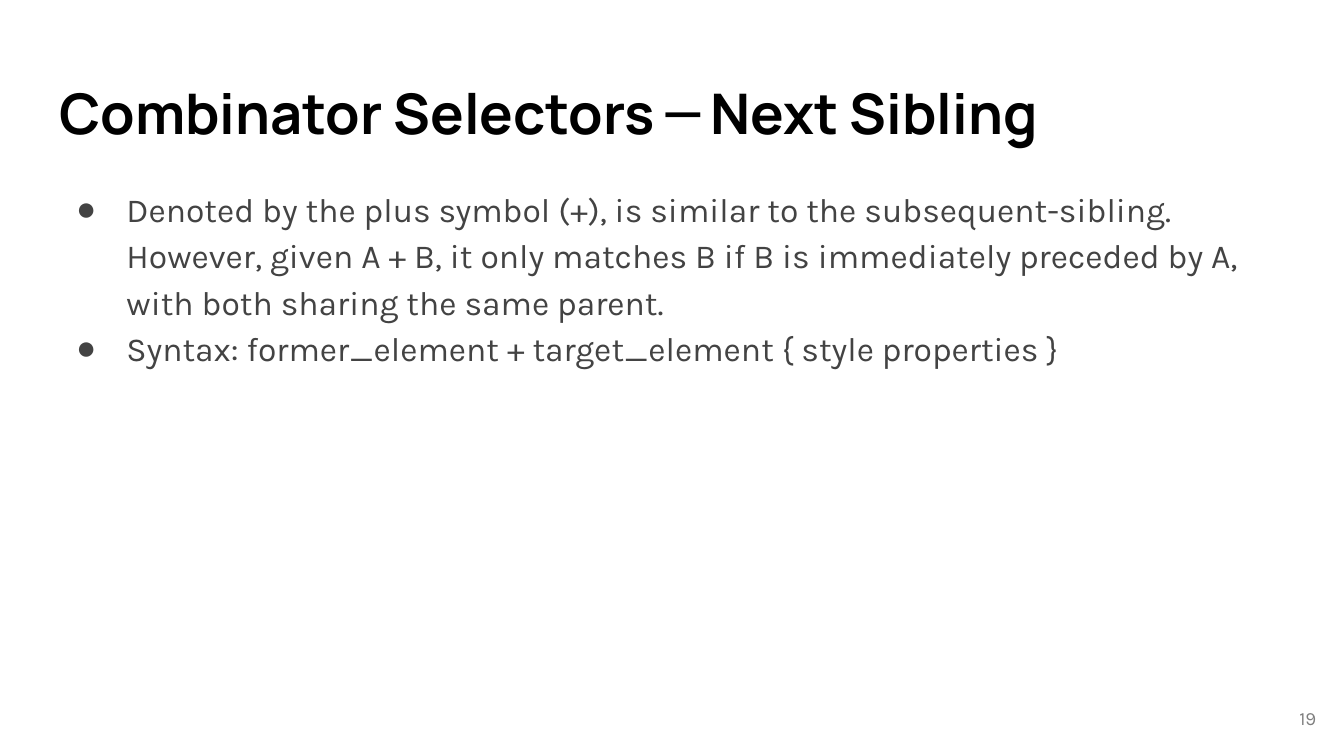
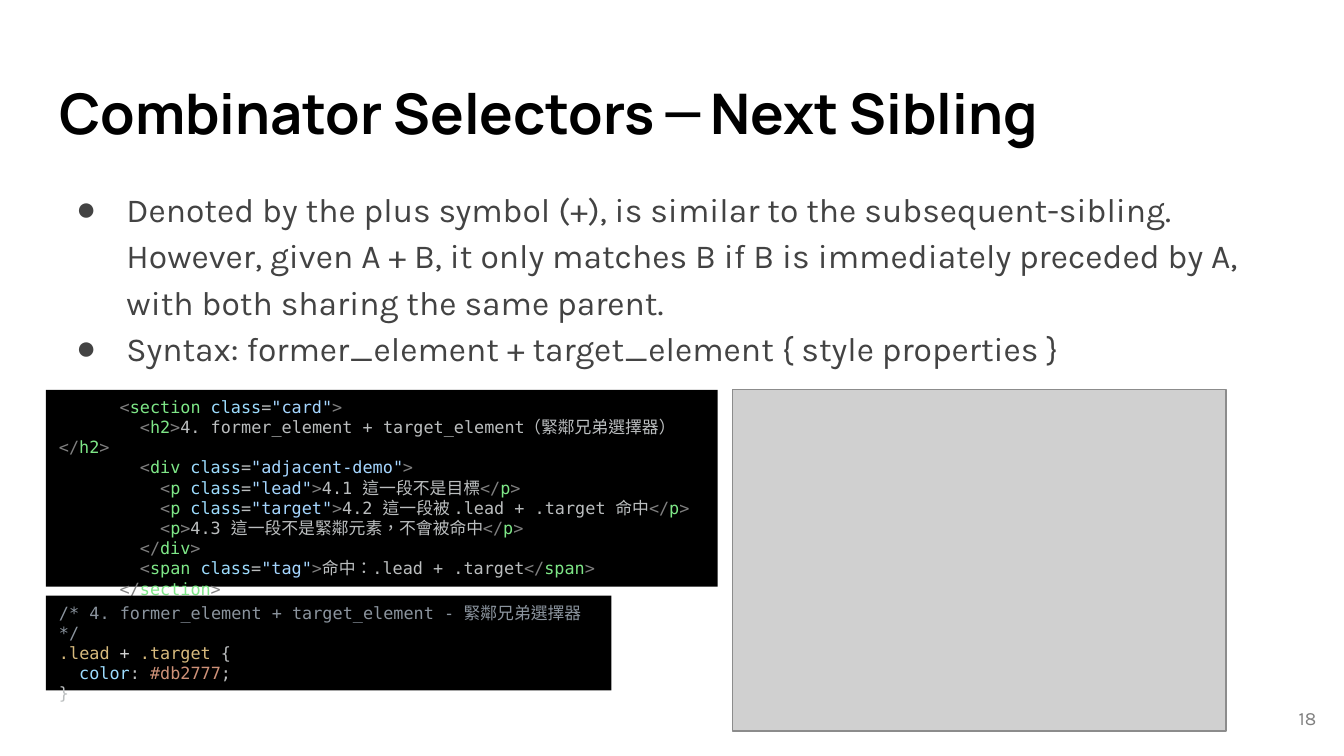
Before and after one commit to lancwyy/WebDev, a slide deck: slide 18 of Lecture_Materials/03-CSS.pptx (slide 19 before the commit). Drawn at 1344x756 pixels with LibreOffice and Linux fonts; fonts in the diff are those of the drawing; grey boxes stand for pictures. Boxes give left, top, right and bottom in pixels: in the first picture for what was removed or moved away, otherwise in the second. Text is boxed around its words. In the diff, an @@ line names an element or a change of style, - is before the commit and + after.

```diff
--- a/Lecture_Materials/03-CSS.pptx
+++ b/Lecture_Materials/03-CSS.pptx
@@ rectangle added at [46,390,718,586], fill #000000, 9 pt, text #BBBEBF @@
+<section class="card">
+<h2>4. former_element + target_element（緊鄰兄弟選擇器）</h2>
+<div class="adjacent-demo">
+<p class="lead">4.1 這一段不是目標</p>
+<p class="target">4.2 這一段被 .lead + .target 命中</p>
+<p>4.3 這一段不是緊鄰元素，不會被命中</p>
+</div>
+<span class="tag">命中：.lead + .target</span>
+</section>
@@ picture added at [732,390,1226,731] @@
@@ rectangle added at [46,595,612,691], fill #000000, 9 pt, text #8B949E @@
+/* 4. former_element + target_element - 緊鄰兄弟選擇器 */
+.lead + .target {
+color: #db2777;
+}
@@ page number at [1299,713,1317,725]: text changed @@
-19
+18
```
Also in this commit, not shown: 24 other slides changed, 1 slide added, 3 slides removed, 14 other files.
